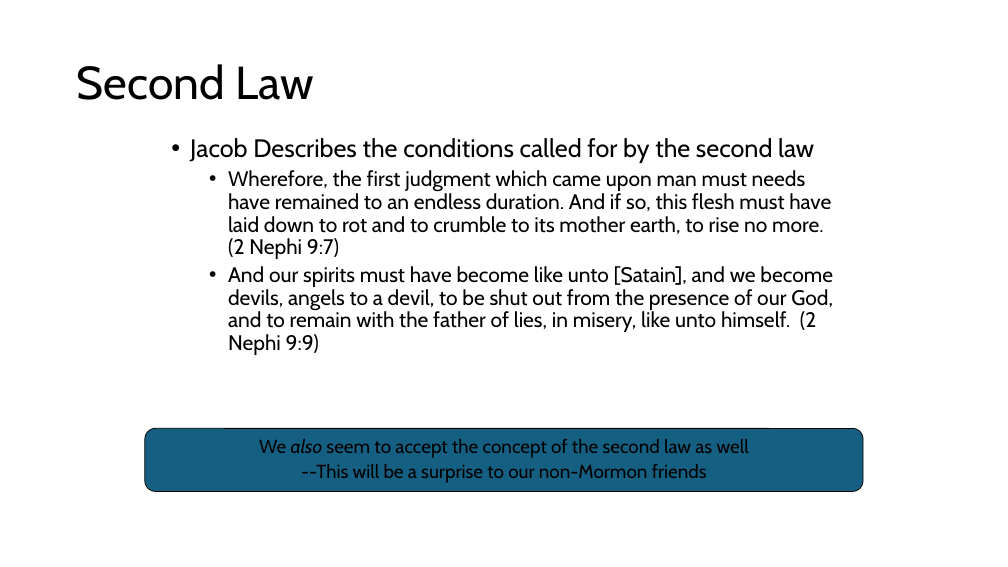
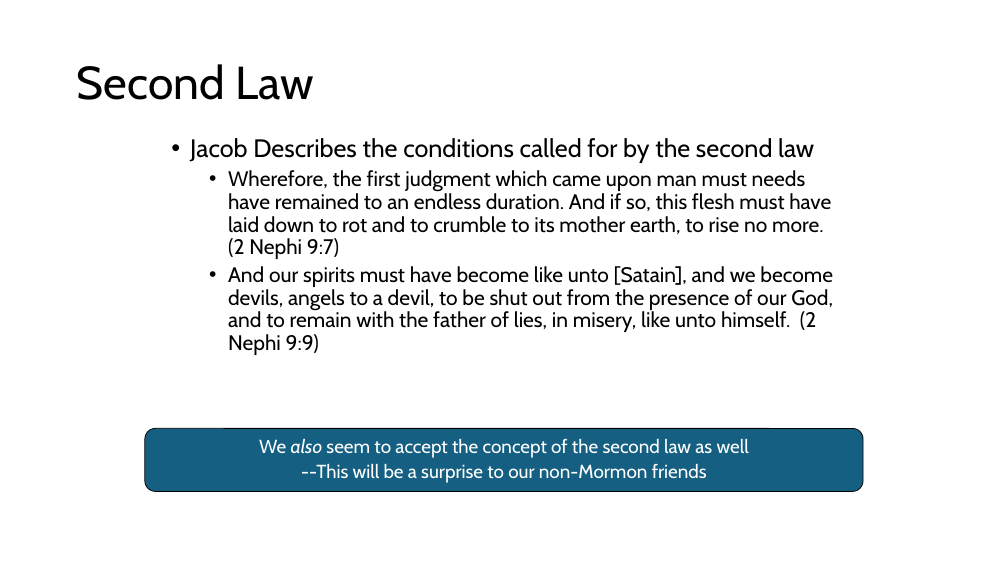
Before and after one commit to rtlines/Introductory-Physics-II, a slide deck: slide 32 of Lecture_Slides/PH 123 Lecture 39.pptx (slide 34 before the commit). Drawn at 1008x567 pixels with LibreOffice and Linux fonts; fonts in the diff are those of the drawing. Boxes give left, top, right and bottom in pixels: in the first picture for what was removed or moved away, otherwise in the second. Text is boxed around its words. In the diff, an @@ line names an element or a change of style, - is before the commit and + after.

```diff
--- a/Lecture_Slides/PH 123 Lecture 39.pptx
+++ b/Lecture_Slides/PH 123 Lecture 39.pptx
@@ rounded rectangle "We also seem to accept ..." at bbox=[145, 429, 864, 492]: text colour #000000 to #FFFFFF @@
```
Also in this commit, not shown: 1 other slide changed, 2 slides removed, 6 other files.
